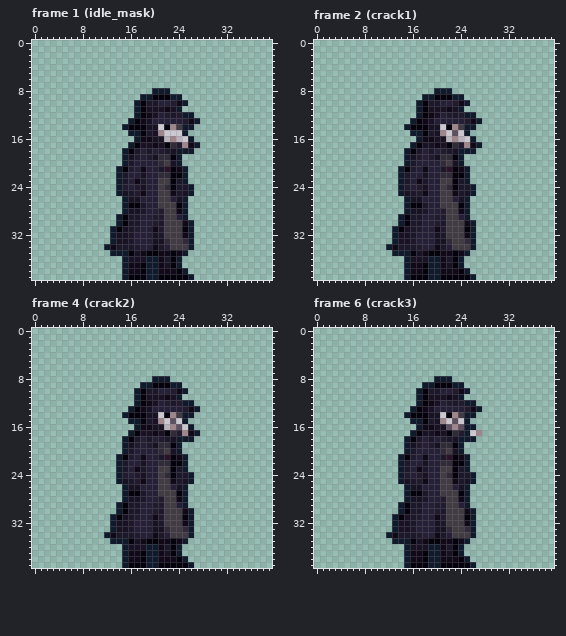
A pixel-art file gets an edit: Assets/Animations/Story/Scene_KetThuc/Villain_MaskBreak.aseprite. This is how it looked before the edit.
40x40 pixels, 25 frames. Colours within 5 levels of each other are drawn and written as one. Shown: frame 1 (idle_mask), frame 2 (crack1), frame 4 (crack2), frame 6 (crack3). The commit also changed other frames, which this record leaves out.
And afterwards:
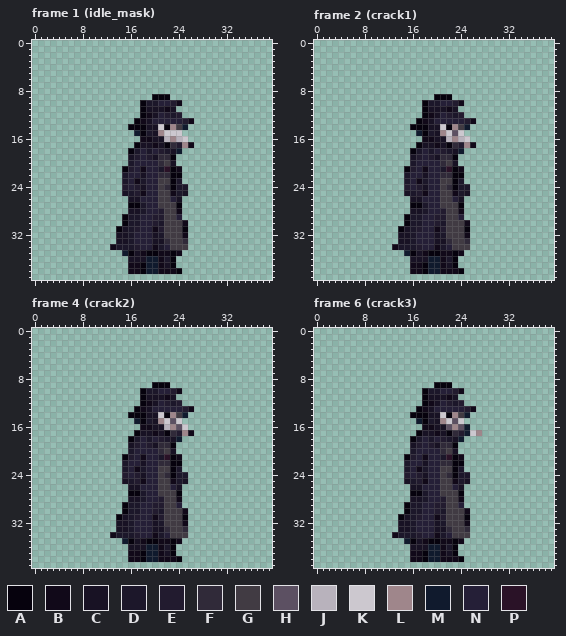
Palette (. is transparent): A #06020d  B #110919  C #181224  D #1c172a  E #221b2f  F #302a39  G #413b43  H #5c5062  J #b8b2bc  K #ccc8cf  L #9f868b  M #101a2d  N #251f37  P #2a1227
From old to new:
Frame 1 (idle_mask), layer "Villain":
Colour A is gone in row 39 at x 16 to 18 and 21 to 25.
Colour M is gone in row 8 at x 20 to 22; in row 9 at x 18 to 19 and 23 to 24; in row 10 at x 17 and 25; in row 11 at x 17 and 24; in row 12 at x 17 and 25 to 26; in row 13 at x 16 and 27.
Colour M is gone in row 14 at x 15 and 26; in row 15 at x 16 and 25; in row 16 at x 17 and 26; in row 17 at x 16 and 27; in row 18 at x 15 and 25 to 26; in rows 19 to 20 at x 15 and 24.
Colour M is gone in rows 21 to 23 at x 14 and 25; in rows 24 to 25 at x 14 and 26; in rows 26 to 28 at x 15 and 25; in row 29 at x 14 and 25; in row 30 at x 14 and 26; in rows 31 to 33 at x 13 and 26.
Colour M is gone in row 34 at x 12 and 26; in row 35 at x 13 to 14 and 25; in rows 36 to 37 at x 15 and 24; in row 38 at x 15 and 25; in row 39 at x 15, 19 to 20 and 26.
Frame 2 (crack1), layer "Villain": the same change as frame 1 (idle_mask)
Frame 4 (crack2), layer "Villain": the same change as frame 1 (idle_mask)
Frame 6 (crack3), layer "Villain":
Colour A is gone in row 39 at x 16 to 18 and 21 to 25.
Colour M is gone in row 8 at x 20 to 22; in row 9 at x 18 to 19 and 23 to 24; in row 10 at x 17 and 25; in row 11 at x 17 and 24; in row 12 at x 17 and 25 to 26; in row 13 at x 16 and 27.
Colour M is gone in row 14 at x 15 and 26; in row 15 at x 16 and 25; in row 16 at x 17 and 26; in row 17 at x 16; in row 18 at x 15 and 25 to 26; in rows 19 to 20 at x 15 and 24.
Colour M is gone in rows 21 to 23 at x 14 and 25; in rows 24 to 25 at x 14 and 26; in rows 26 to 28 at x 15 and 25; in row 29 at x 14 and 25; in row 30 at x 14 and 26; in rows 31 to 33 at x 13 and 26.
Colour M is gone in row 34 at x 12 and 26; in row 35 at x 13 to 14 and 25; in rows 36 to 37 at x 15 and 24; in row 38 at x 15 and 25; in row 39 at x 15, 19 to 20 and 26.
Boxes around the changes in both pictures, in picture pixels (x1, y1, x2, y2):
erased: (104, 88, 200, 280)
erased: (386, 88, 482, 280)
erased: (104, 376, 200, 568)
erased: (386, 376, 482, 568)
